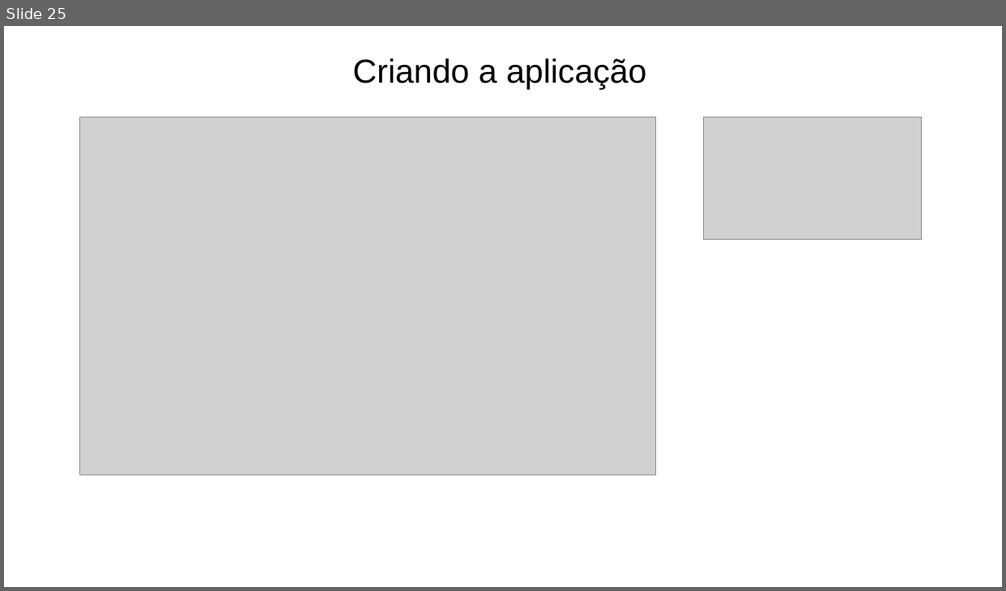
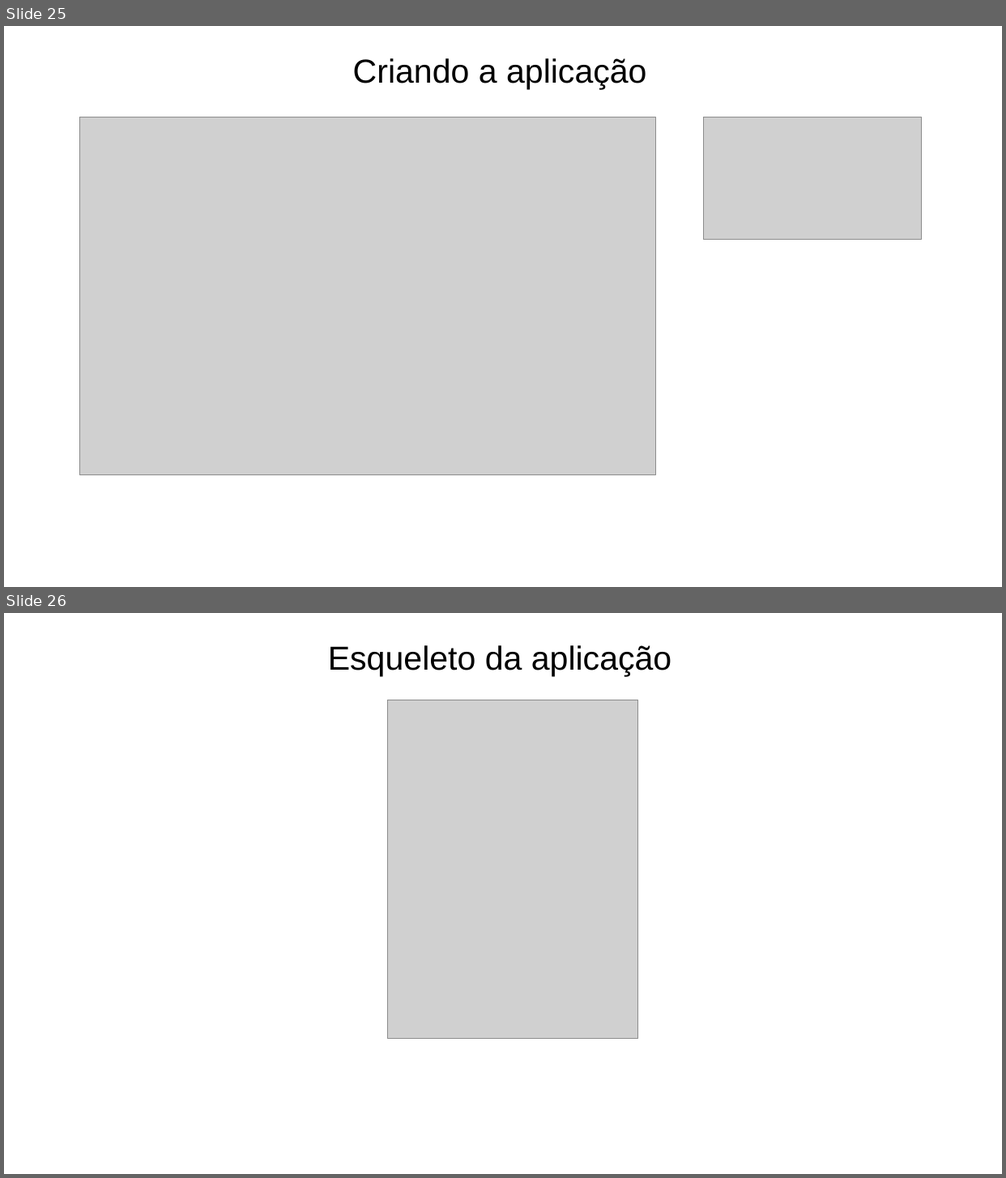
Before and after one commit to prodest/workshop-aspnet-core-mvc, a slide deck: workshop-aspnet-core-mvc.pptx. Shown one above the other, each under a label of ours: slide 25 before the commit, slides 25 and 26 after it. The pictures are 1006x591 and 1006x1178 pixels, drawn with LibreOffice and Linux fonts; fonts in the diff are those of the drawing; grey boxes stand for pictures; background and template pictures are left out. Boxes give left, top, right and bottom in pixels: in the first picture for what was removed or moved away, otherwise in the second. Text is boxed around its words. In the diff, an @@ line names an element or a change of style, - is before the commit and + after.

```diff
--- a/workshop-aspnet-core-mvc.pptx
+++ b/workshop-aspnet-core-mvc.pptx
@@ slide 26 added at [4,613,1002,1174], background #FFFFFF @@
@@ text added at [328,645,671,676], 32 pt, text #000000 @@
+Esqueleto da aplicação
@@ picture added at [387,700,638,1038] @@
```
Also in this commit, not shown: 2 other slides added, 1 slide removed, 8 other files.
